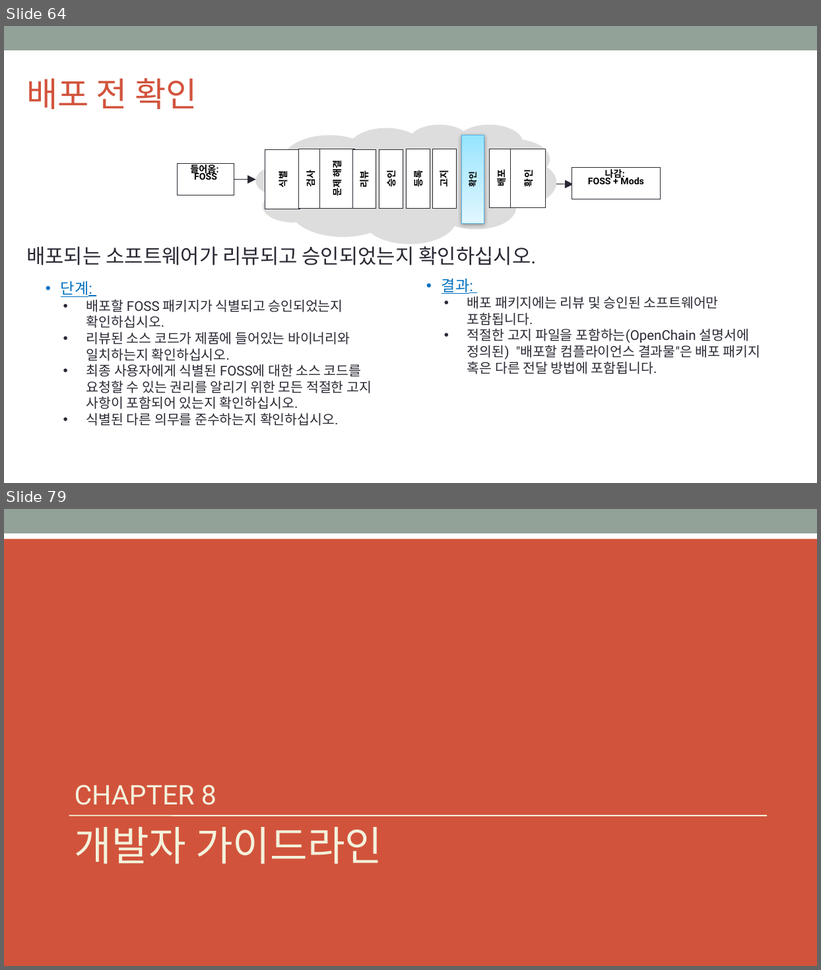
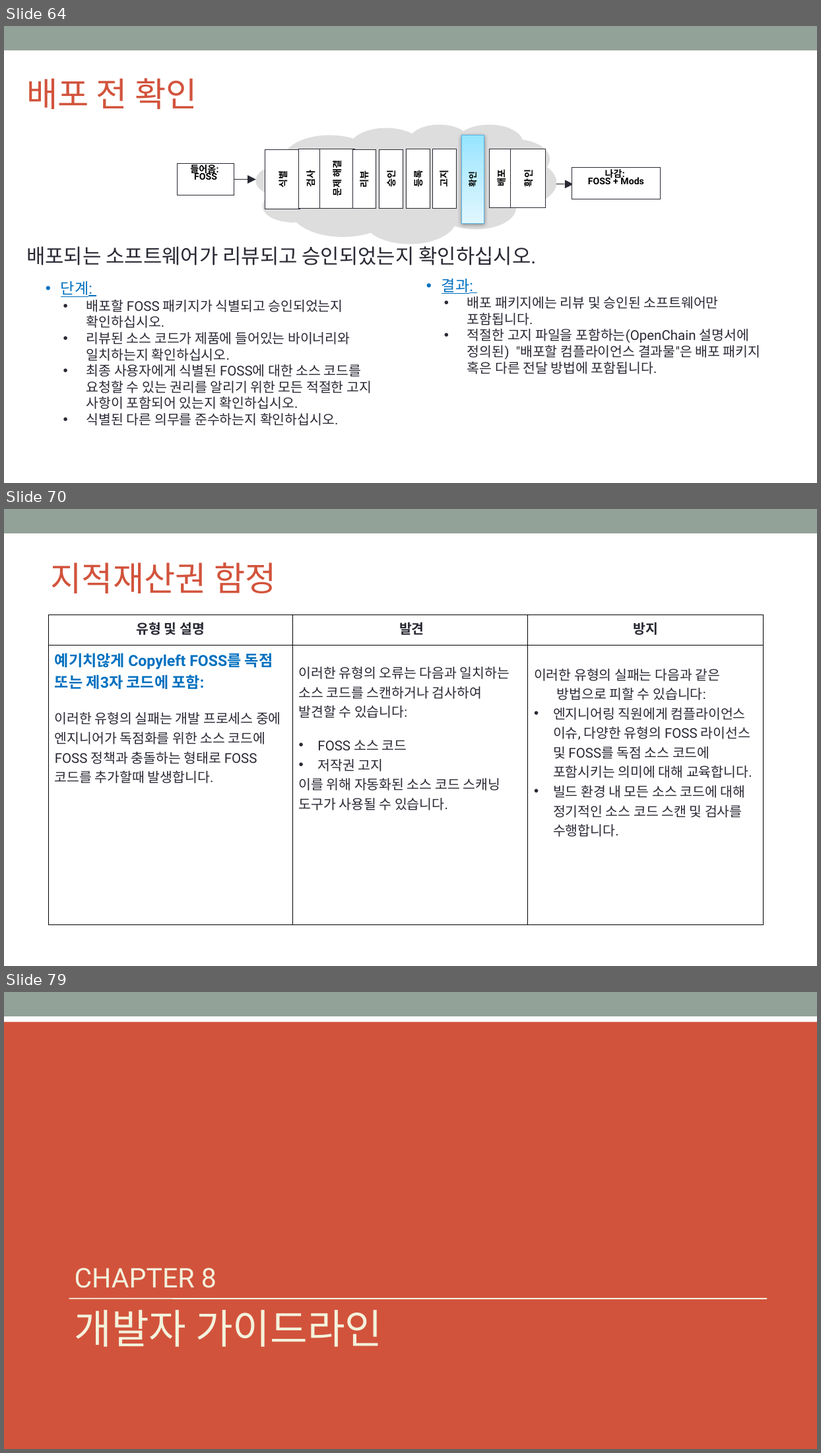
Before and after one commit to OpenChain-KWG/Curriculum-Translation-KR, a slide deck: target/slides/openchain-curriculum-for-1-1.pptx. Shown one above the other, each under a label of ours: slides 64 and 79 before the commit, slides 64, 70 and 79 after it; the slides between them are not shown. The pictures are 821x970 and 821x1453 pixels, drawn with LibreOffice and Linux fonts; fonts in the diff are those of the drawing; background and template pictures are left out. Boxes give left, top, right and bottom in pixels: in the first picture for what was removed or moved away, otherwise in the second. Text is boxed around its words. In the diff, an @@ line names an element or a change of style, - is before the commit and + after.

```diff
--- a/target/slides/openchain-curriculum-for-1-1.pptx
+++ b/target/slides/openchain-curriculum-for-1-1.pptx
@@ slide 70 added at (x1=4, y1=509, x2=817, y2=966), background #FFFFFF; not listed: 1 template element that a slide beside it also shows @@
@@ title added at (x1=51, y1=562, x2=276, y2=593), 40 pt, text #D2533C @@
+지적재산권 함정
@@ table added at (x1=48, y1=615, x2=764, y2=840), 2 rows, 3 columns @@
+유형 및 설명 | 발견 | 방지
+예기치않게 Copyleft FOSS를 독점 또는 제3자 코드에 포함: / 이러한 유형의 실패는 개발 프로세스 중에 엔지니어가 독점화를 위한 소스 코드에 FOSS 정책과 충돌하는 형태로 FOSS 코드를 추가할때 발생합니다. | 이러한 유형의 오류는 다음과 일치하는 소스 코드를 스캔하거나 검사하여 발견할 수 있습니다: / FOSS 소스 코드 / 저작권 고지 / 이를 위해 자동화된 소스 코드 스캐닝 도구가 사용될 수 있습니다. | 이러한 유형의 실패는 다음과 같은 방법으로 피할 수 있습니다: / 엔지니어링 직원에게 컴플라이언스 이슈, 다양한 유형의 FOSS 라이선스 및 FOSS를 독점 소스 코드에 포함시키는 의미에 대해 교육합니다. / 빌드 환경 내 모든 소스 코드에 대해 정기적인 소스 코드 스캔 및 검사를 수행합니다.
```
Also in this commit, not shown: 6 slides changed, 12 other slides added, 13 slides removed, 7 other files.
